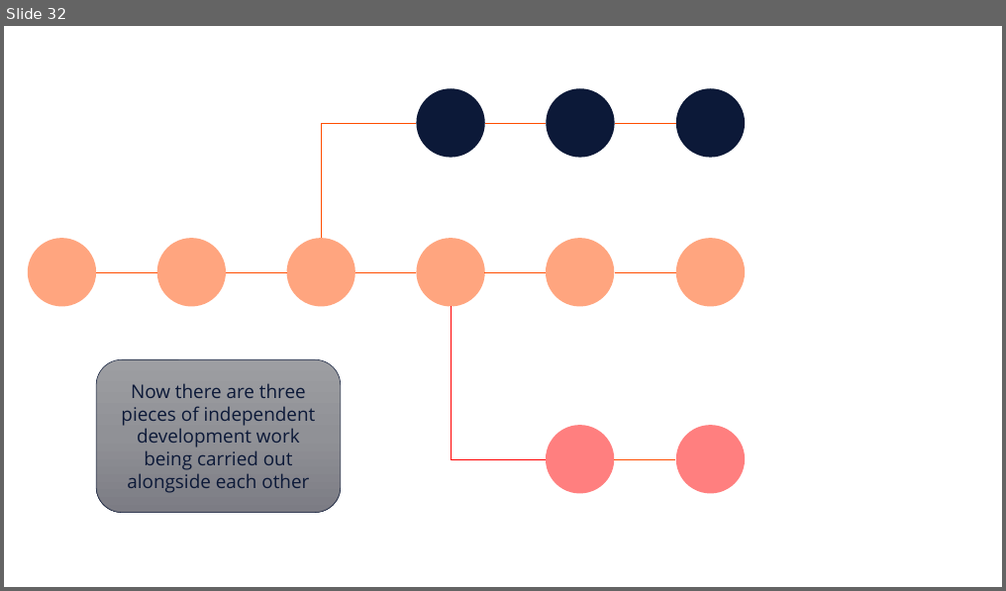
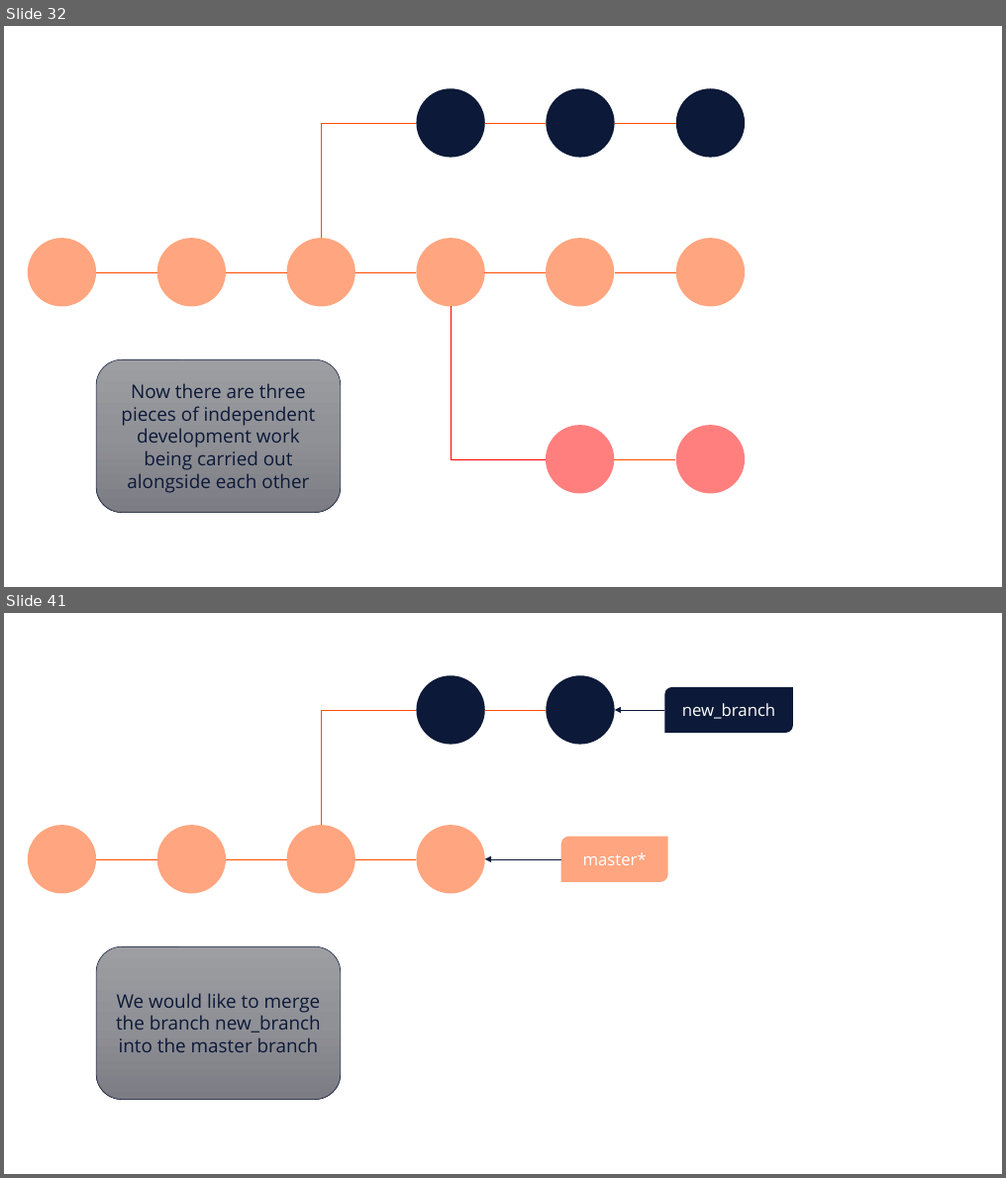
Before and after one commit to e815135/Shiny-App-Project, a slide deck: making basic workflow diagram.pptx. Shown one above the other, each under a label of ours: slide 32 before the commit, slides 32 and 41 after it; the slides between them are not shown. The pictures are 1006x591 and 1006x1178 pixels, drawn with LibreOffice and Linux fonts; fonts in the diff are those of the drawing. Boxes give left, top, right and bottom in pixels: in the first picture for what was removed or moved away, otherwise in the second. Text is boxed around its words. In the diff, an @@ line names an element or a change of style, - is before the commit and + after.

Commit message:
create working on a branch page and add ui and server functions for merge pages

```diff
--- a/making basic workflow diagram.pptx
+++ b/making basic workflow diagram.pptx
@@ slide 41 added at <box>4,613,1002,1174</box>, background #FFFFFF @@
@@ ellipse added at <box>417,676,485,745</box>, fill #0C1938 @@
@@ ellipse added at <box>546,676,615,745</box>, fill #0C1938 @@
@@ round diag rect added at <box>665,687,794,733</box>, fill #0C1938, 16 pt, text #FFFFFF @@
+new_branch
@@ elbow line added from (322, 825) to (417, 710), #FF4D00 0.5 pt @@
@@ line added from (485, 710) to (546, 710), #FF4D00 0.5 pt @@
@@ arrow added from (665, 710) to (615, 710), #0C1938 0.5 pt @@
@@ ellipse added at <box>417,825,485,894</box>, fill #FF4D00 at 50% opacity @@
@@ round diag rect added at <box>561,837,668,882</box>, fill #FF4D00 at 50% opacity, 16 pt, text #FFFFFF @@
+master*
@@ group added at <box>27,825,355,894</box>: 3 ellipses, 2 lines @@
@@ line added from (355, 860) to (417, 860), #FF4D00 0.5 pt @@
@@ arrow added from (561, 860) to (485, 860), #0C1938 0.5 pt @@
@@ rounded rectangle added at <box>96,947,341,1100</box>, fill gradient #9E9EA3 to #909196 to #7C7D84, outline #0C1938 0.5 pt, 18 pt, text #0C1938 @@
+We would like to merge the branch new_branch into the master branch
```
Also in this commit, not shown: 16 other slides added, 13 other files.
